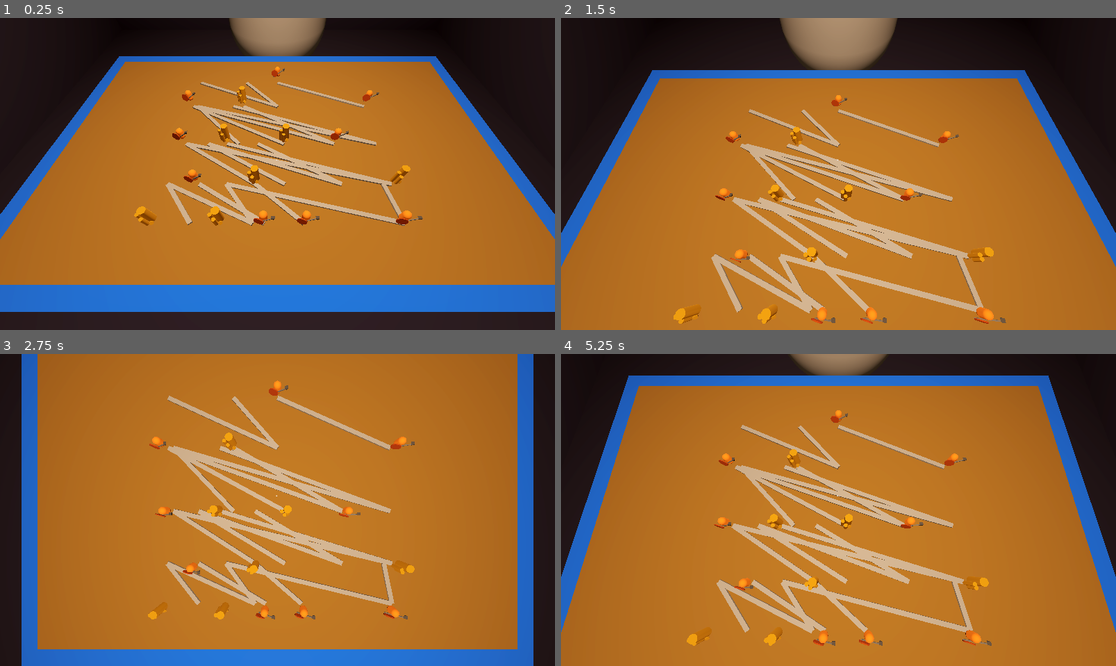
Above: before the commit, frames 1-4 (two rows, left to right).
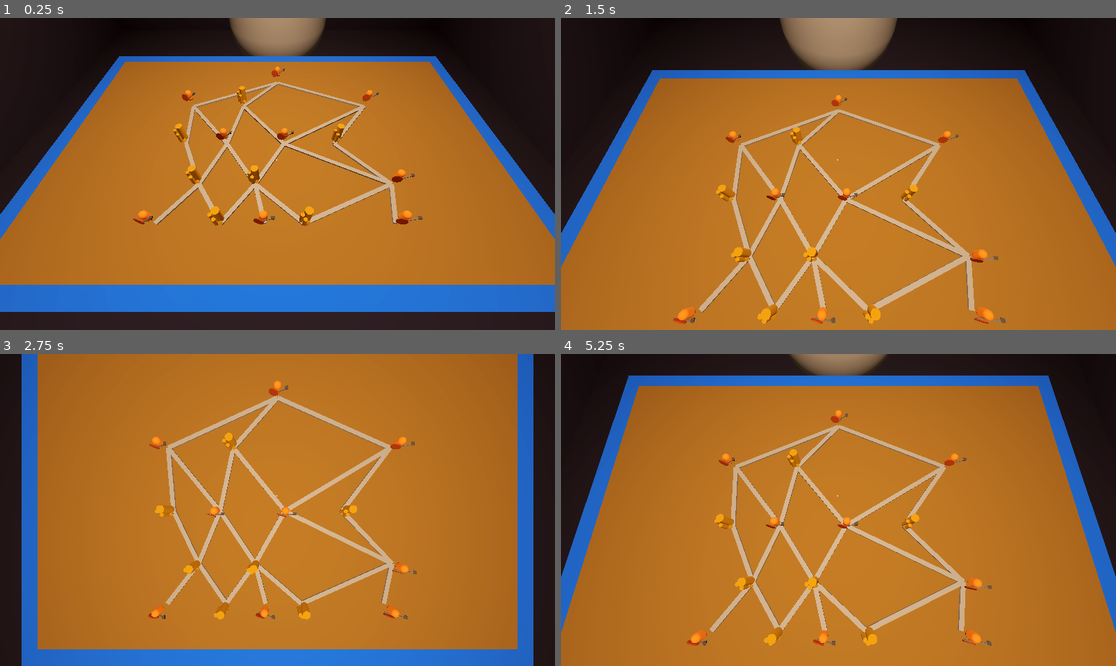
Above: after the commit, the same moments.

Repository: Bryan-Wang-105/card_game
Game: Godot game, scene res://world.tscn
The game is run twice, just before and just after one commit, with the same random seed, the same clock (stepped at 60 frames per second) and the same inputs.
Inputs (mouse positions are in pixels of both pictures, inside the frame that each line leads up to):
- Up to frame 1 (0.25 s): no input
- Up to frame 2 (1.5 s): tap Enter at 0.5 s; move the mouse to (960, 158) at 0.52 s; tap S (s) at 0.6 s; tap W (w) at 0.8, 1.35 s; move the mouse to (727, 189) at 1.27 s
- Up to frame 3 (2.75 s): tap S (s) at 1.55 s; tap Space at 2 s; move the mouse to (333, 441) at 2.02 s; click (333, 441) at 2.1 s; tap W (w) at 2.3 s
- Up to frame 4 (5.25 s): move the mouse to (810, 572) at 2.77 s; right-click (810, 572) at 2.85 s; tap S (s) at 3.05, 3.6, 4.55 s; move the mouse to (1005, 556) at 3.52 s; tap W (w) at 3.8 s; tap Enter at 4.25 s; move the mouse to (672, 463) at 4.27 s; tap Mouse wheel down (scroll_down) at 4.35 s; tap Space at 5 s; move the mouse to (866, 510) at 5.02 s; hold Mouse wheel up (scroll_up) from 5.03 s (still down)

The runs differ from the first frame. In frame 1, 6.3% of the frame differs, in the area x 24-75%, y 20-67%; in frame 2, 9.3%, in the area x 20-79%, y 29-98%; in frame 3, 8.6%; in frame 4, 9.2%.

Commit message:
Fixed the paths to properly path. Issue was with randomly generated offsets making nodes OUT OF ORDER. Additionally, needed to account for paths not rotating the correct direction.

Diff:
--- a/MapManager.gd
+++ b/MapManager.gd
@@ -55,6 +55,7 @@
 		var horizontal_offset = []
 		node_pos = start_node.get_child(layer_index)
 		horizontal_offset = generate_random_points(nodes_per_layer[layer_index])
+		horizontal_offset.sort()
 		# Generate nodes for each layer (store their unique IDs)
 		for node_index in range(nodes_per_layer[layer_index]):
 			percent = randi_range(0,1)
@@ -85,9 +86,9 @@
 
 	draw_connecting_node_lines()
 
-	#print("Nodes: ", nodes)
-	#print("\n")
-	#print("Paths: ", paths)
+	print("Nodes: ", nodes)
+	print("\n")
+	print("Paths: ", paths)
 
 	available_nodes = nodes[0]
 
@@ -226,9 +227,14 @@
 	# Calculate the rotation around the Y axis
 	var direction = (pos_b - pos_a).normalized()
 	var rotation_y = direction.angle_to(Vector3.FORWARD)
+	var dir
+	if pos_a.x > pos_b.x:
+		dir = 1
+	else:
+		dir = -1
 
 	# Set the rotation of the mesh instance
-	mesh_instance.rotation_degrees.y = rotation_y * rad_to_deg(1)  # Convert to degrees
+	mesh_instance.rotation_degrees.y = rotation_y * rad_to_deg(1)  * dir # Convert to degrees
 
 	# Add the MeshInstance3D to the current node
 	add_child(mesh_instance)
